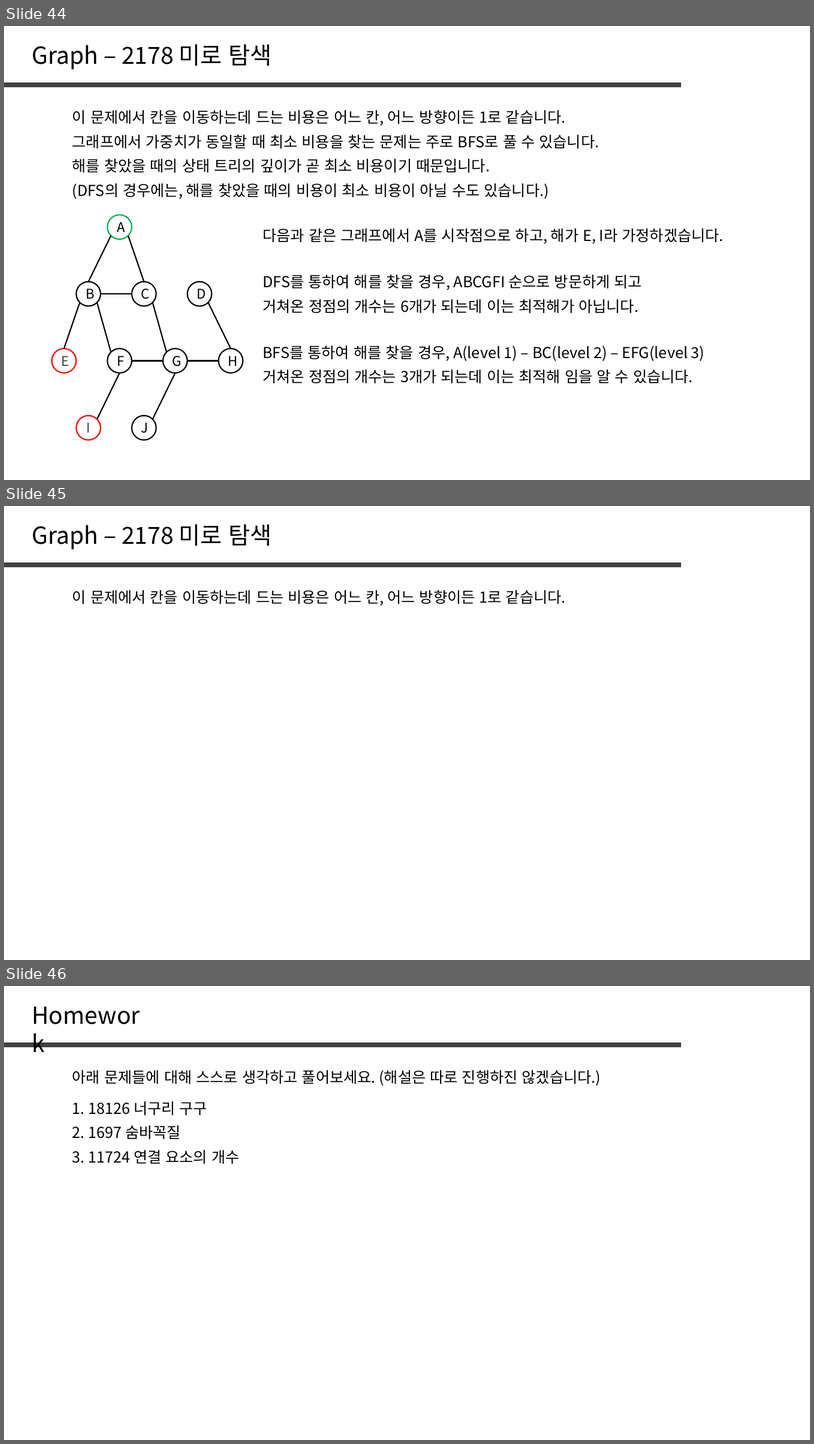
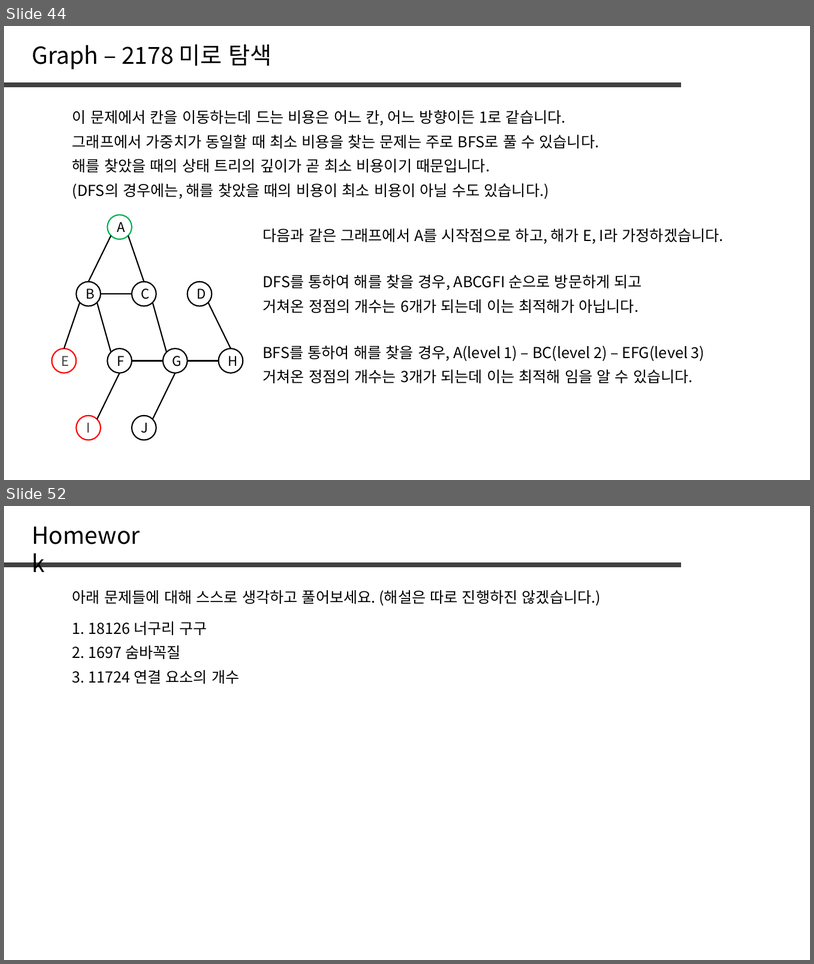
Before and after one commit to jaehoo1/PS-study, a slide deck: study/8_Tree, Graph.pptx. Shown one above the other, each under a label of ours: slides 44, 45 and 46 before the commit, slides 44 and 52 after it; the slides between them are not shown. The pictures are 814x1444 and 814x964 pixels, drawn with LibreOffice and Linux fonts; fonts in the diff are those of the drawing. Boxes give left, top, right and bottom in pixels: in the first picture for what was removed or moved away, otherwise in the second. Text is boxed around its words. In the diff, an @@ line names an element or a change of style, - is before the commit and + after.

```diff
--- a/study/8_Tree, Graph.pptx
+++ b/study/8_Tree, Graph.pptx
@@ slide 45 removed at (x1=4, y1=506, x2=810, y2=960), background #FFFFFF @@
@@ text removed at (x1=32, y1=524, x2=272, y2=549) @@
-Graph – 2178 미로 탐색
@@ line removed from (4, 565) to (681, 565) @@
@@ text removed at (x1=72, y1=590, x2=566, y2=606) @@
-이 문제에서 칸을 이동하는데 드는 비용은 어느 칸, 어느 방향이든 1로 같습니다.
@@ what was slide 46 is now slide 52 @@
```
Also in this commit, not shown: 1 slide changed, 7 slides added.
